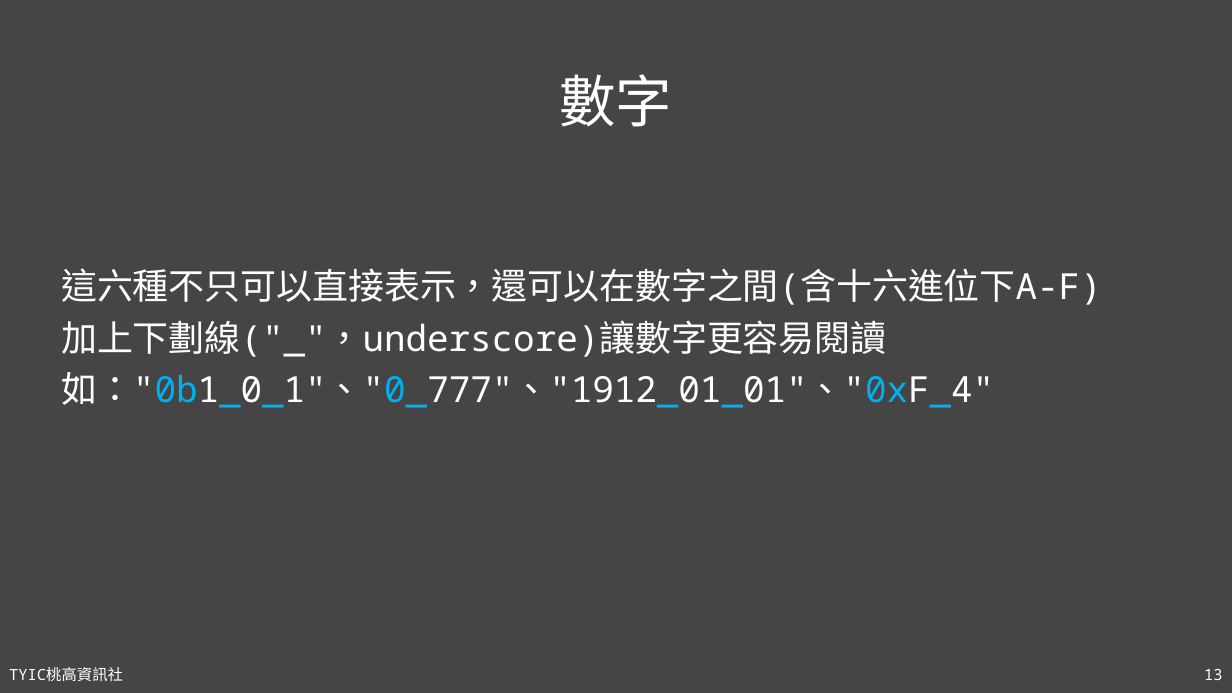
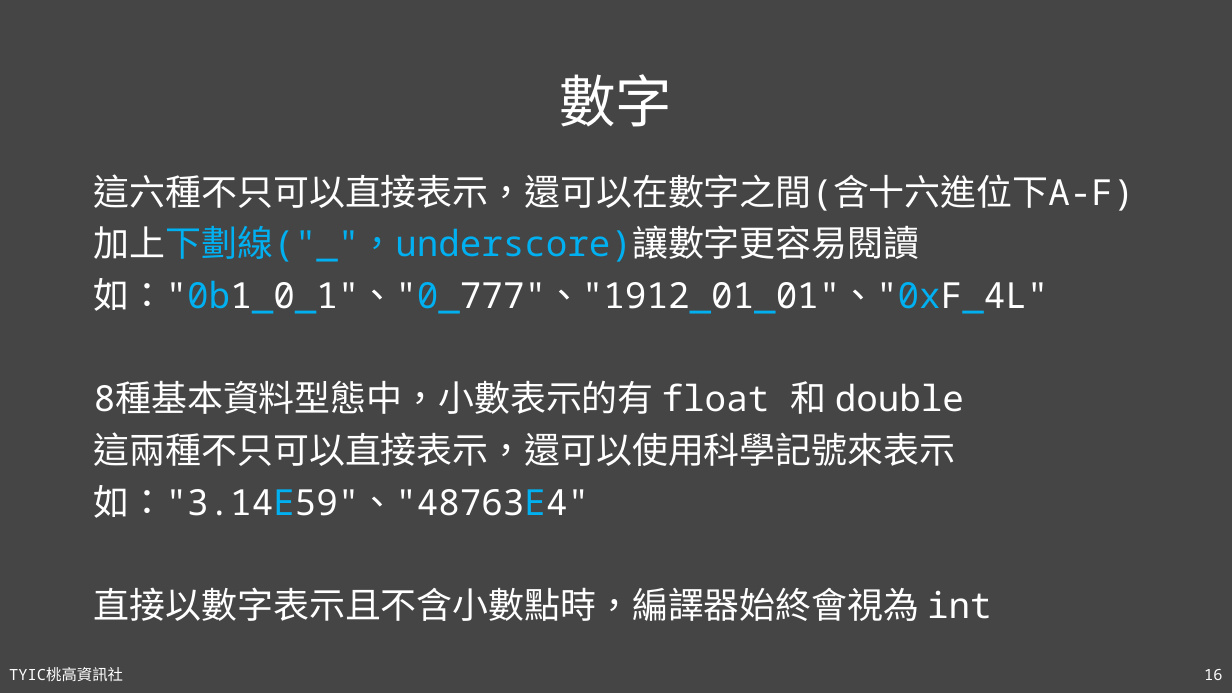
Before and after one commit to TYSHIC/slides, a slide deck: slide 16 of powerpoint/04_初探Java.pptx (slide 13 before the commit). Drawn at 1232x693 pixels with LibreOffice and Linux fonts; fonts in the diff are those of the drawing. Boxes give left, top, right and bottom in pixels: in the first picture for what was removed or moved away, otherwise in the second. Text is boxed around its words. In the diff, an @@ line names an element or a change of style, - is before the commit and + after.

```diff
--- a/powerpoint/04_初探Java.pptx
+++ b/powerpoint/04_初探Java.pptx
@@ text "這六種不只可以直接表示，還可以在數字之間(含十六進位下A-F)": place and size @@
-text "這六種不只可以直接表示，還可以在數字之間(含十六進位下A-F)" at (61,268,1102,408)
+text "這六種不只可以直接表示，還可以在數字之間(含十六進位下A-F)" at (94,174,1135,621)
@@ text at (94,225,919,262): text colour #FFFFFF to #00B0F0 in "加上下劃線("_"，underscore)讓數字更容易閱讀" @@
@@ text at (94,278,1049,621): text changed @@
-如："0b1_0_1"、"0_777"、"1912_01_01"、"0xF_4"
+如："0b1_0_1"、"0_777"、"1912_01_01"、"0xF_4L"
+8種基本資料型態中，小數表示的有 float 和 double
+這兩種不只可以直接表示，還可以使用科學記號來表示
+如："3.14E59"、"48763E4"
+直接以數字表示且不含小數點時，編譯器始終會視為 int
@@ page number at (1204,669,1222,680): text changed @@
-13
+16
```
Also in this commit, not shown: 11 other slides changed, 5 slides added, 1 slide removed, 4 other files.
